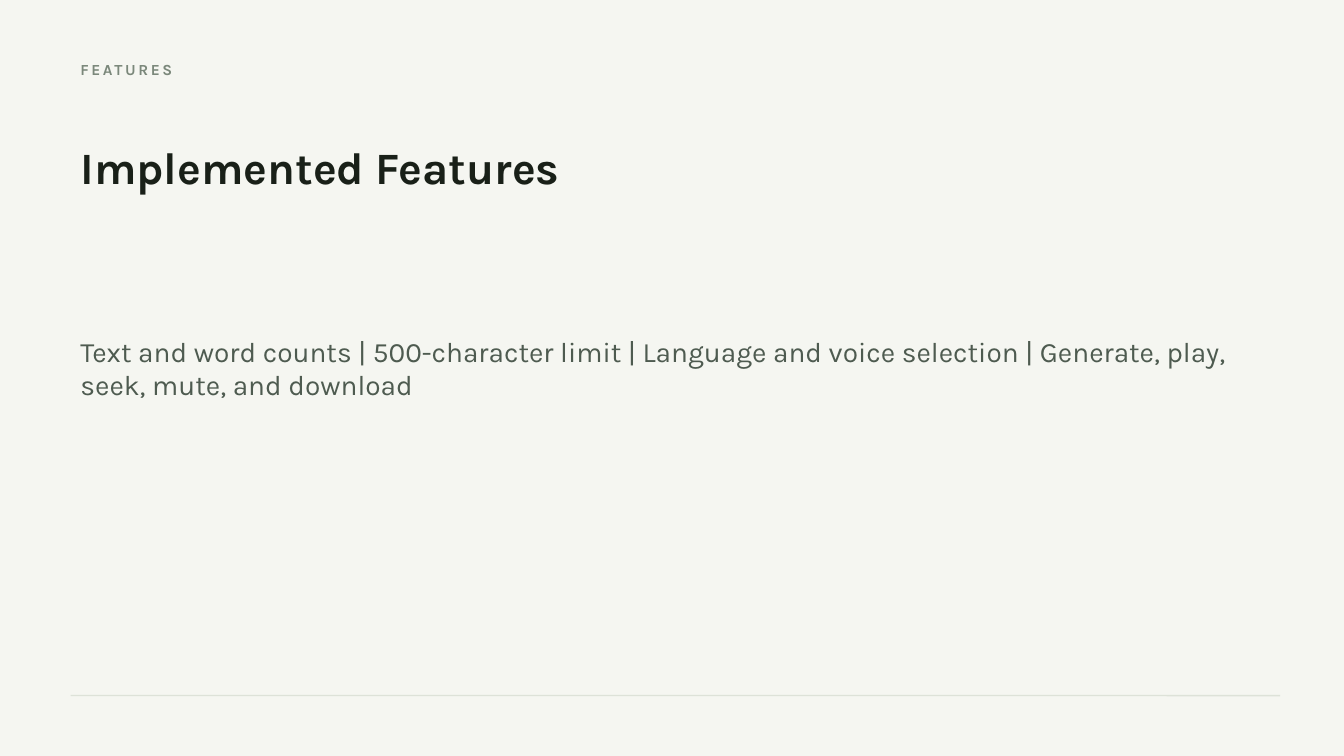
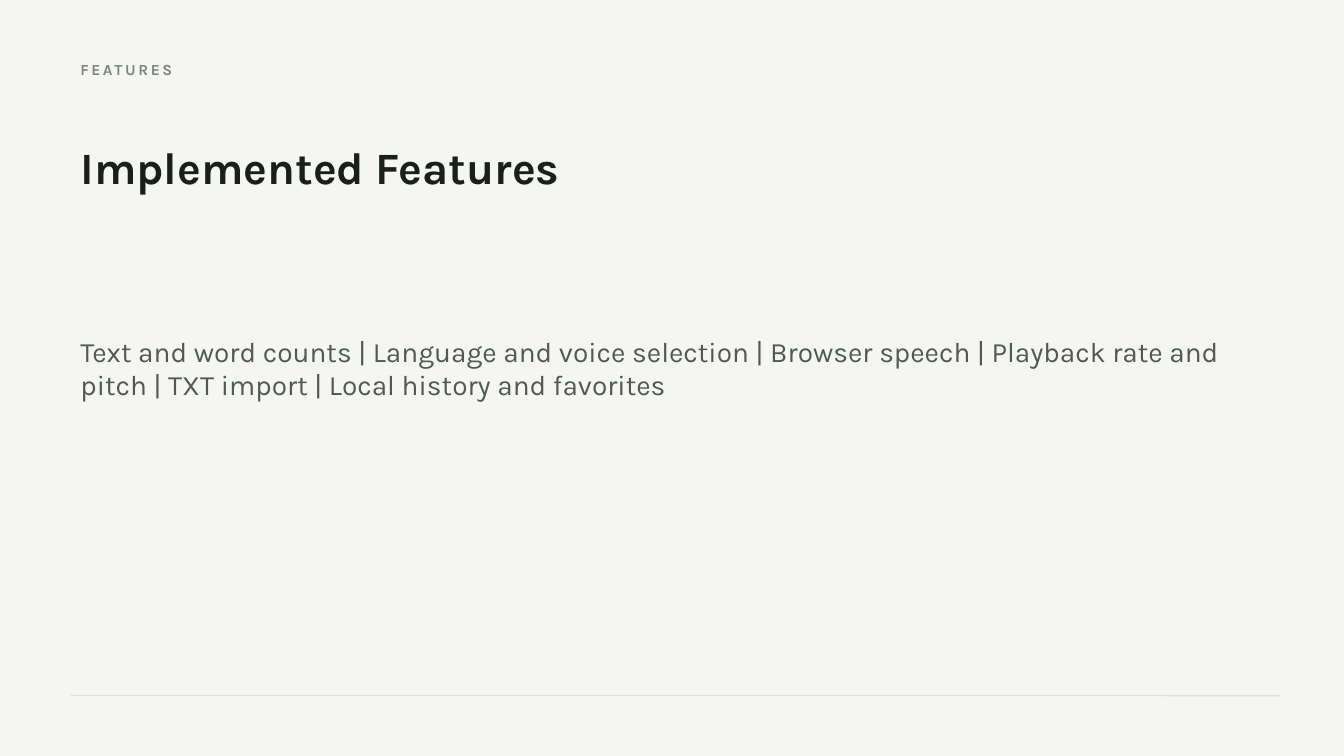
Before and after one commit to Ahusan20/text-to-speech-app, a slide deck: slide 5 of docs/project-presentation.pptx. Drawn at 1344x756 pixels with LibreOffice and Linux fonts; fonts in the diff are those of the drawing. Boxes give left, top, right and bottom in pixels: in the first picture for what was removed or moved away, otherwise in the second. Text is boxed around its words. In the diff, an @@ line names an element or a change of style, - is before the commit and + after.

```diff
--- a/docs/project-presentation.pptx
+++ b/docs/project-presentation.pptx
@@ text at (x1=80, y1=343, x2=1218, y2=402): text changed @@
-Text and word counts | 500-character limit | Language and voice selection | Generate, play, seek, mute, and download
+Text and word counts | Language and voice selection | Browser speech | Playback rate and pitch | TXT import | Local history and favorites
```
Also in this commit, not shown: 3 other slides changed, 6 other files.
